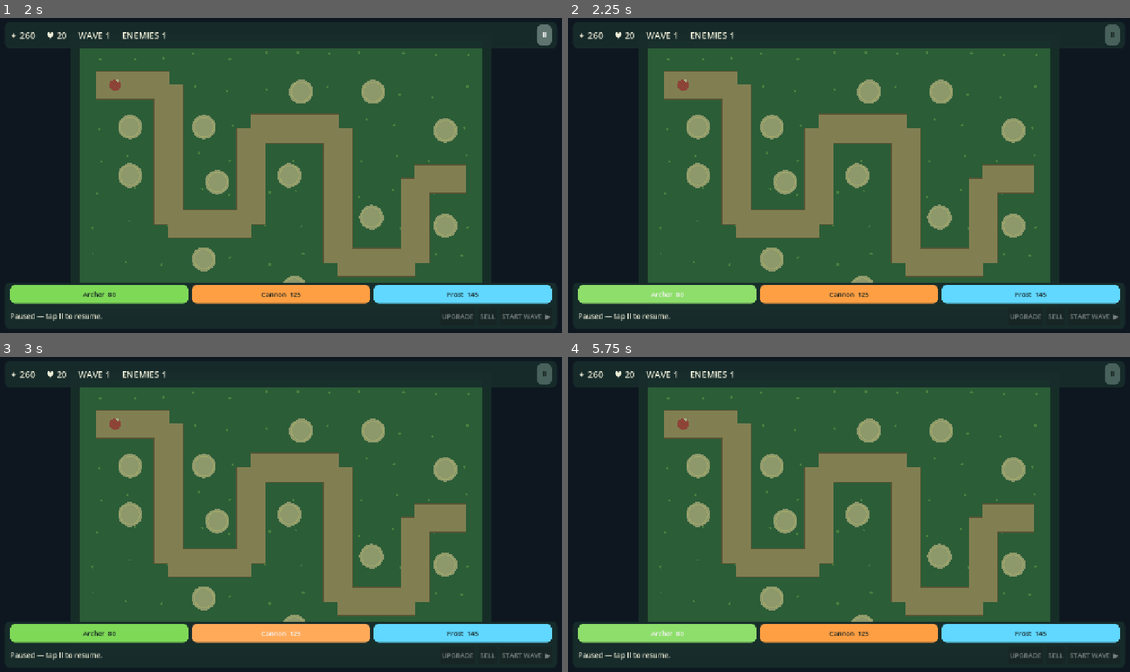
Above: before the commit, frames 1-4 (two rows, left to right).
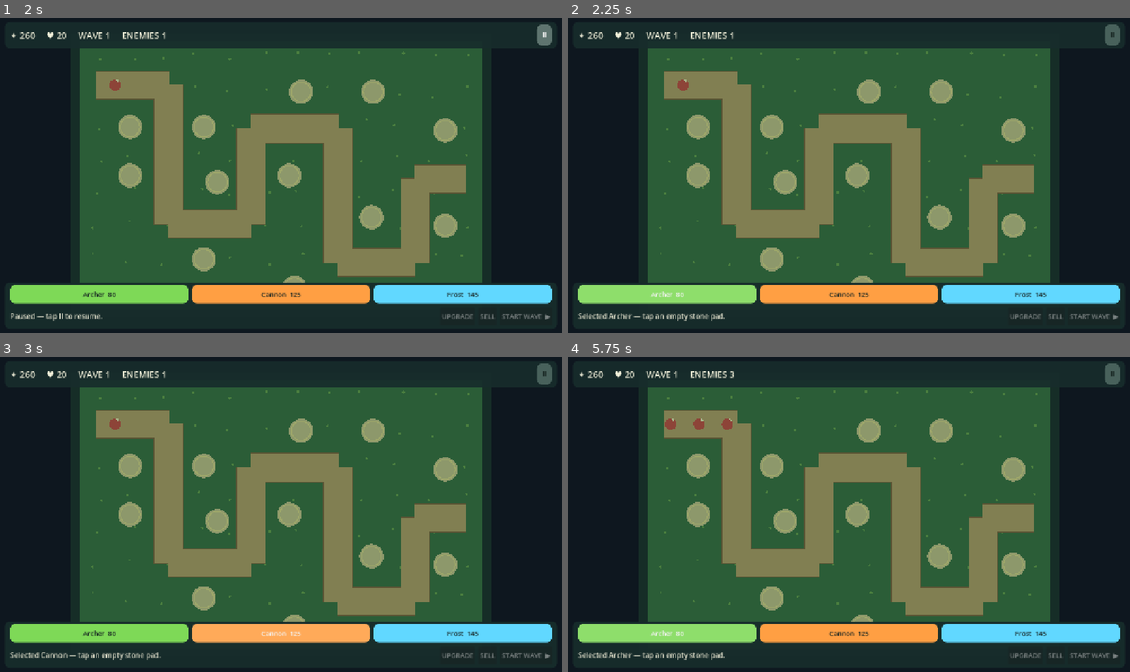
Above: after the commit, the same moments.

Repository: TraydorJ/Tower-Defense-Game
Game: Godot game, scene res://scenes/main.tscn
The game is run twice, just before and just after one commit, with the same random seed, the same clock (stepped at 60 frames per second) and the same inputs.
Inputs (mouse positions are in pixels of both pictures, inside the frame that each line leads up to):
- Up to frame 1 (2 s): click "START WAVE ▶" at 0.5 s; click "Ⅱ" at 1.25 s
- Up to frame 2 (2.25 s): click (669, 295) at 2 s, where only the run after the commit has a clickable "Archer 80"
- Up to frame 3 (3 s): click (281, 634) at 2.75 s, where only the run after the commit has a clickable "Cannon 125"
- Up to frame 4 (5.75 s): click (1028, 634) at 3.5 s, where only the run after the commit has a clickable "Frost 145"; click (1113, 372) at 4.25 s, where only the run after the commit has a clickable "Ⅱ"; click (669, 634) at 5 s, where only the run after the commit has a clickable "Archer 80"

Frame 1 is identical in both runs. In frame 2, 0.3% of the frame differs, in the area x 1-28%, y 93-97%; in frame 3, 0.3%; in frame 4, 0.6%, in the area x 1-30%, y 4-97%.

Commit message:
Keep pause controls responsive while simulation is paused

Diff:
--- a/scripts/game.gd
+++ b/scripts/game.gd
@@ -174,6 +174,7 @@
 	var layer := CanvasLayer.new()
 	add_child(layer)
 	var root := Control.new()
+	root.process_mode = Node.PROCESS_MODE_ALWAYS
 	root.set_anchors_and_offsets_preset(Control.PRESET_FULL_RECT)
 	root.mouse_filter = Control.MOUSE_FILTER_PASS
 	layer.add_child(root)
